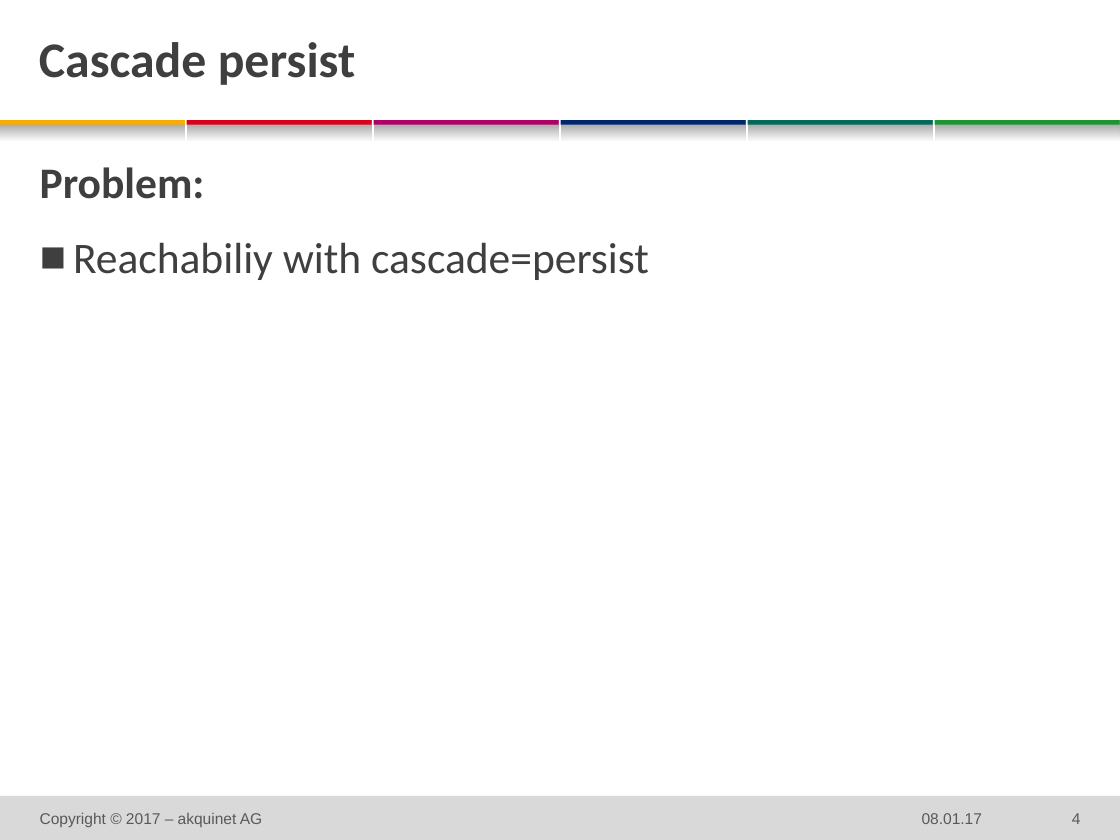
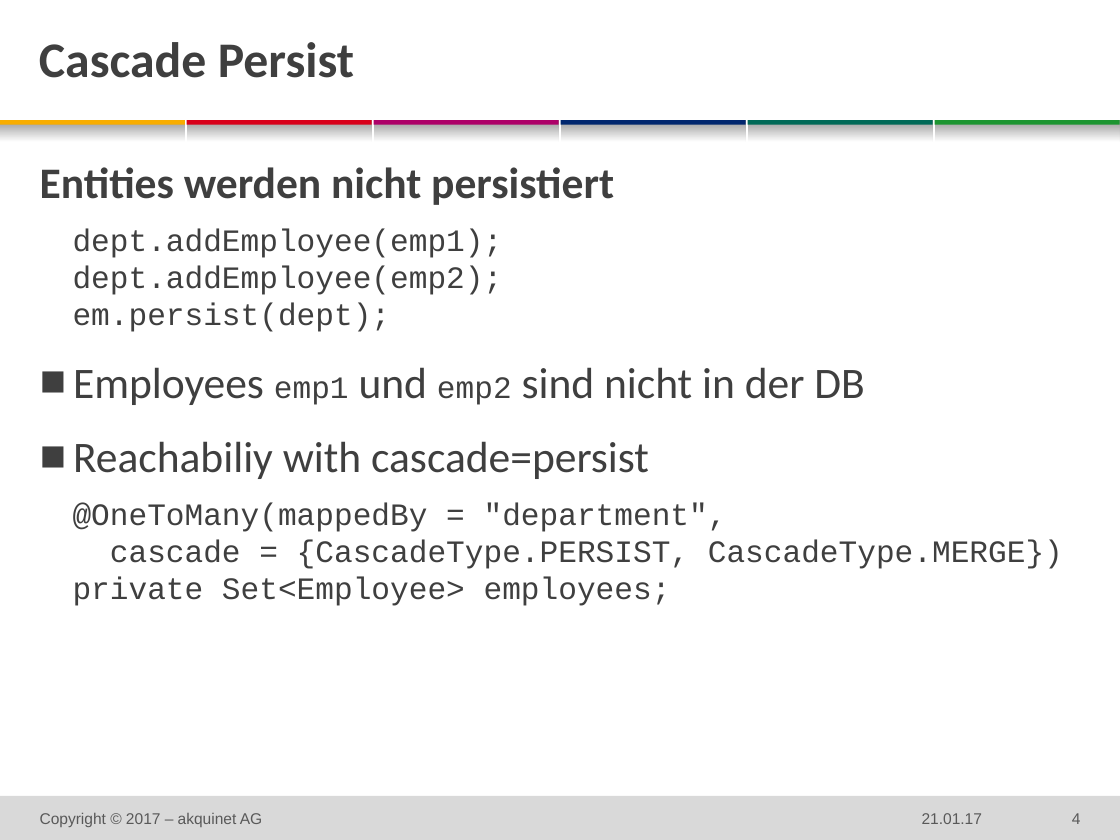
Before and after one commit to techatspree/jpapitfalls, a slide deck: slide 4 of 2016-xx-xx DF JPA Pitfalls.pptx. Drawn at 1120x840 pixels with LibreOffice and Linux fonts; fonts in the diff are those of the drawing; background and template pictures are left out. Boxes give left, top, right and bottom in pixels: in the first picture for what was removed or moved away, otherwise in the second. Text is boxed around its words. In the diff, an @@ line names an element or a change of style, - is before the commit and + after.

```diff
--- a/2016-xx-xx DF JPA Pitfalls.pptx
+++ b/2016-xx-xx DF JPA Pitfalls.pptx
@@ title at bbox=[39, 42, 354, 78]: text changed @@
-Cascade persist
+Cascade Persist
@@ text at bbox=[40, 167, 864, 405]: text changed; size 28 to 20 pt; font Calibri to Courier New; bold off @@
-Problem:
+Entities werden nicht persistiert
+    dept.addEmployee(emp1);
+    dept.addEmployee(emp2);
+    em.persist(dept);
+  ■ Employees emp1 und emp2 sind nicht in der DB
@@ text at bbox=[73, 502, 1063, 606]: paragraph added @@
+    @OneToMany(mappedBy = "department",
+    cascade = {CascadeType.PERSIST, CascadeType.MERGE})
+    private Set<Employee> employees;
@@ text at bbox=[922, 813, 982, 824]: text changed @@
-08.01.17
+21.01.17
```
Also in this commit, not shown: 16 other slides changed, 1 other file.
